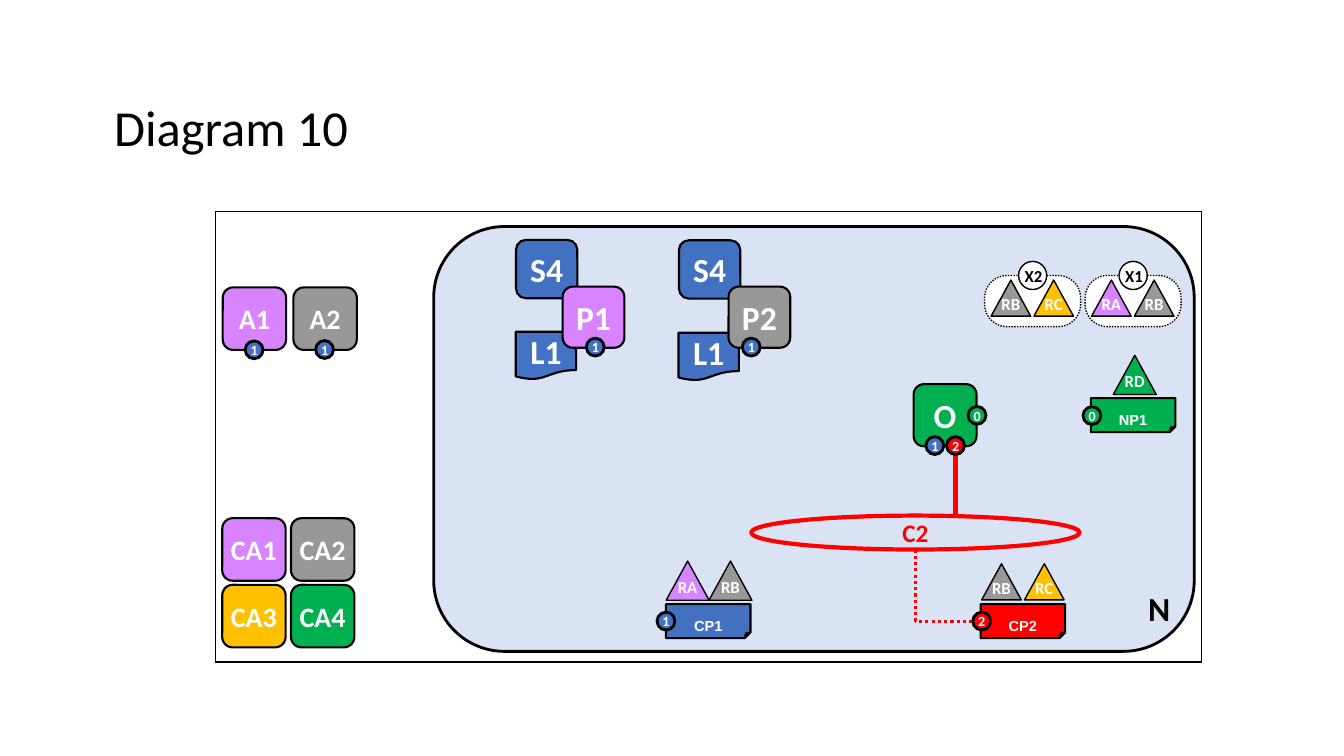
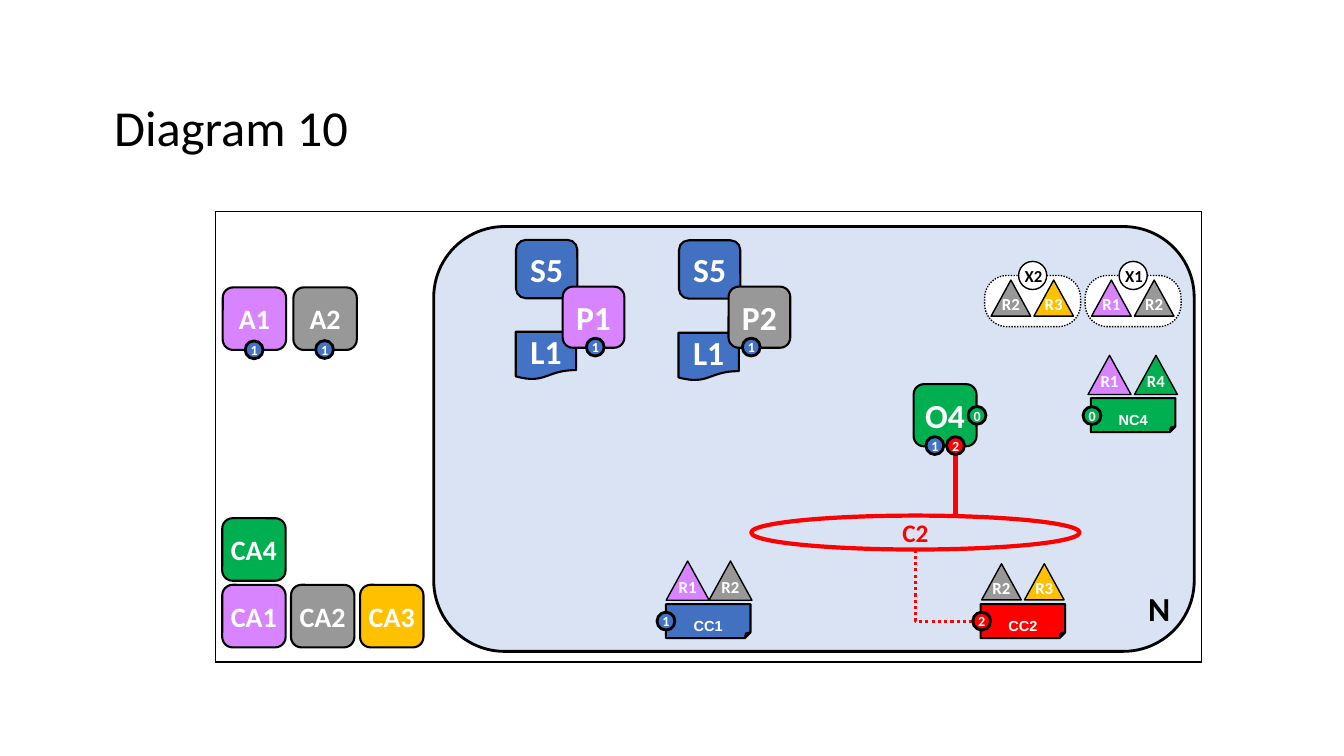
Before and after one commit to hyperledger/fabric, a slide deck: slide 21 of docs/source/diagrams/diagrams.pptx (slide 19 before the commit). Drawn at 1344x756 pixels with LibreOffice and Linux fonts; fonts in the diff are those of the drawing. Boxes give left, top, right and bottom in pixels: in the first picture for what was removed or moved away, otherwise in the second. Text is boxed around its words. In the diff, an @@ line names an element or a change of style, - is before the commit and + after.

```diff
--- a/docs/source/diagrams/diagrams.pptx
+++ b/docs/source/diagrams/diagrams.pptx
@@ text in rounded rectangle at [530, 260, 563, 282]: text changed @@
-S4
+S5
@@ text in rounded rectangle at [693, 260, 726, 282]: text changed @@
-S4
+S5
@@ text in triangle at [1002, 296, 1020, 310]: text changed @@
-RB
+R2
@@ text in triangle at [1045, 296, 1063, 310]: text changed @@
-RC
+R3
@@ text in triangle at [1102, 296, 1120, 310]: text changed @@
-RA
+R1
@@ text in triangle at [1145, 296, 1163, 310]: text changed @@
-RB
+R2
@@ triangle added at [1089, 355, 1132, 394], fill #D883FF, outline #000000 1 pt, 12 pt, text #FFFFFF, bold @@
+R1
@@ triangle removed at [1114, 355, 1157, 394] @@
-RD
@@ triangle added at [1135, 355, 1179, 394], fill #00B050, outline #000000 1 pt, 12 pt, text #FFFFFF, bold @@
+R4
@@ text in rounded rectangle at [925, 406, 965, 437]: text changed @@
-O
+O4
@@ text in folded corner at [1119, 415, 1148, 425]: text changed @@
-NP1
+NC4
@@ rounded rectangle "CA4": place and size @@
-rounded rectangle "CA4" at [291, 585, 355, 647]
+rounded rectangle "CA4" at [222, 518, 285, 581]
@@ rounded rectangle "CA1": place and size @@
-rounded rectangle "CA1" at [222, 518, 285, 581]
+rounded rectangle "CA1" at [222, 585, 285, 647]
@@ rounded rectangle "CA2": place and size @@
-rounded rectangle "CA2" at [291, 518, 355, 581]
+rounded rectangle "CA2" at [291, 585, 355, 647]
@@ rounded rectangle "CA3": place and size @@
-rounded rectangle "CA3" at [222, 585, 285, 647]
+rounded rectangle "CA3" at [360, 585, 423, 647]
@@ text in triangle at [679, 582, 697, 593]: text changed @@
-RA
+R1
@@ text in triangle at [721, 582, 739, 593]: text changed @@
-RB
+R2
@@ text in triangle at [992, 580, 1010, 594]: text changed @@
-RB
+R2
@@ text in triangle at [1035, 580, 1053, 594]: text changed @@
-RC
+R3
@@ text in folded corner at [694, 621, 723, 631]: text changed @@
-CP1
+CC1
@@ text in folded corner at [1008, 621, 1037, 631]: text changed @@
-CP2
+CC2
```
Also in this commit, not shown: 15 other slides changed, 4 slides added, 18 other files.
